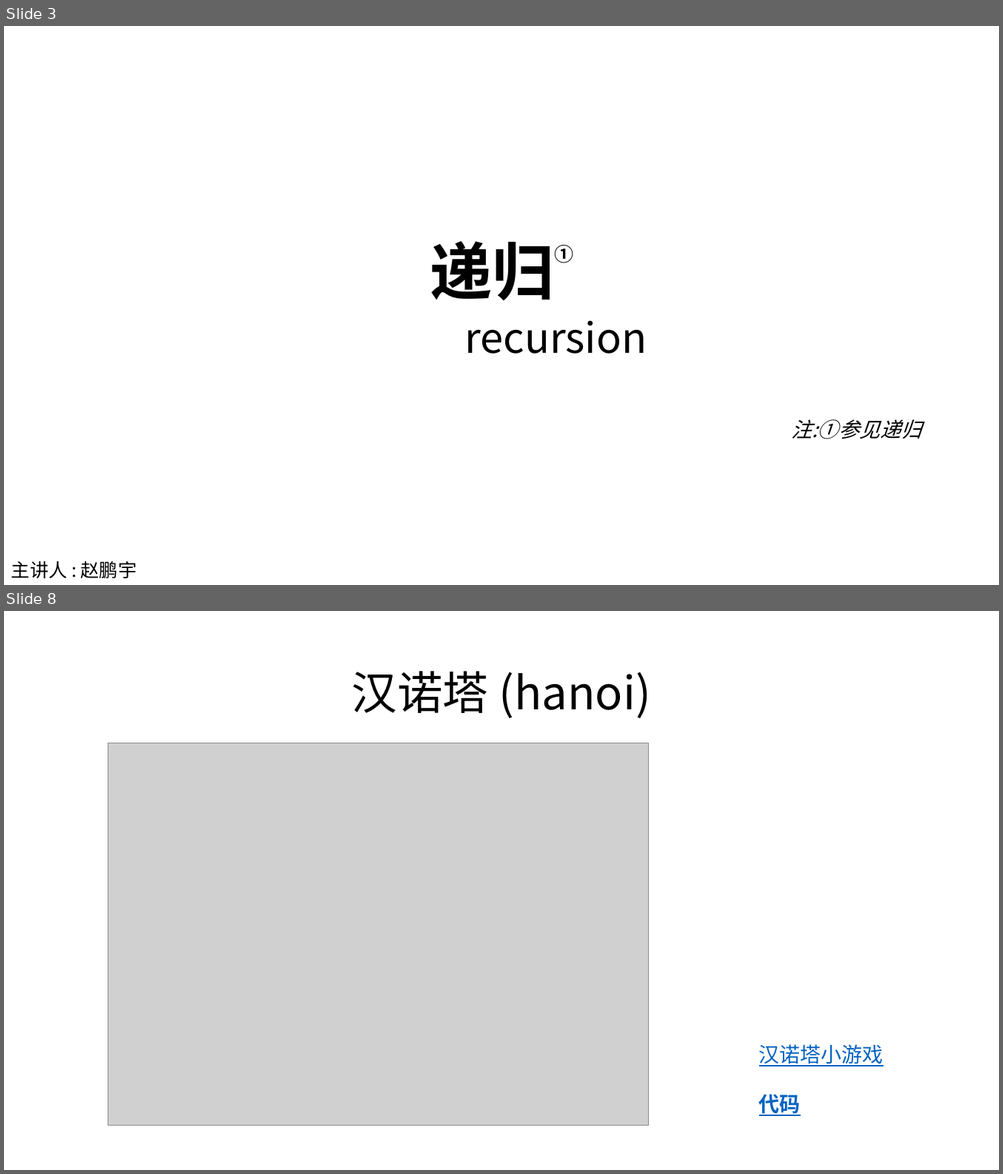
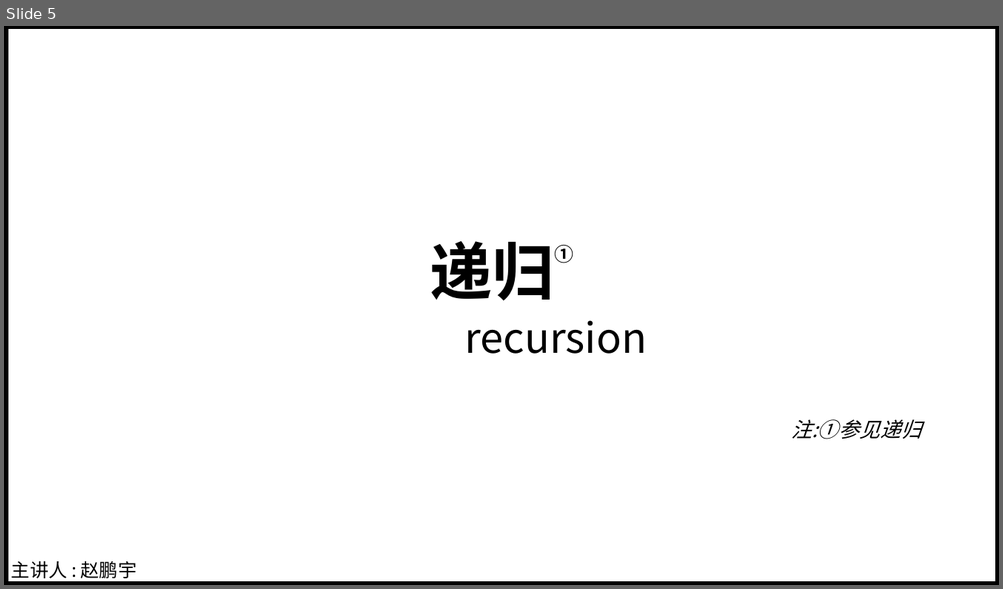
Before and after one commit to ZPYhiahiahia/nxjb-recursion-src, a slide deck: 递归.pptx. Shown one above the other, each under a label of ours: slides 3 and 8 before the commit, slide 5 after it; the slides between them are not shown. The pictures are 1003x1174 and 1003x589 pixels, drawn with LibreOffice and Linux fonts; fonts in the diff are those of the drawing; grey boxes stand for pictures. Boxes give left, top, right and bottom in pixels: in the first picture for what was removed or moved away, otherwise in the second. Text is boxed around its words. In the diff, an @@ line names an element or a change of style, - is before the commit and + after.

```diff
--- a/递归.pptx
+++ b/递归.pptx
@@ slide 8 removed at (4,611,999,1170), background #FFFFFF @@
@@ title removed at (352,671,651,718) @@
-汉诺塔 (hanoi)
@@ picture removed at (108,743,649,1126) @@
@@ text removed at (759,1045,883,1116) @@
-汉诺塔小游戏
-代码
@@ what was slide 3 is now slide 5 @@
@@ slide 5 changed as well @@
@@ table added at (5,26,998,585), 1 rows, 1 columns @@
+
```
Also in this commit, not shown: 3 other slides changed, 19 slides added, 5 other slides removed, 1 other file.
